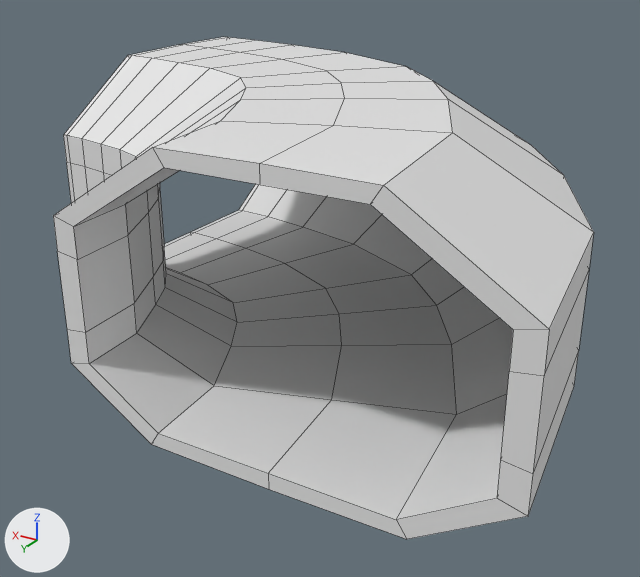
Two versions of the Blender file level_data/space_ship/corridore_90.blend, one commit apart.
Before and after are seen from a camera (50 mm lens) standing at (-1.81, -0.08, 1.57) and looking at (0.6, -4.1, -0.44). The axes (+X, +Y, +Z) are drawn at lower left. The lights are the same throughout. Mesh edges are drawn as thin lines.

The older version as bpy lines, for what is in view:
```python
me_cube_001 = bpy.data.meshes.new('Cube.001')
me_cube_001.from_pydata(...)  # 280 vertices, 294 faces; spans x -24.6..25.8, y -2.3..-1.0, z -19.1..2.7
me_cube_001.materials.append(mat_material)  # white #e7e7e7
ob_cube_001 = bpy.data.objects.new('Cube.001', me_cube_001)
ob_cube_001.location = (0.499, 0.008, 0.541)
ob_cube_001.scale = (0.0659, 2.62, 0.0659)
```
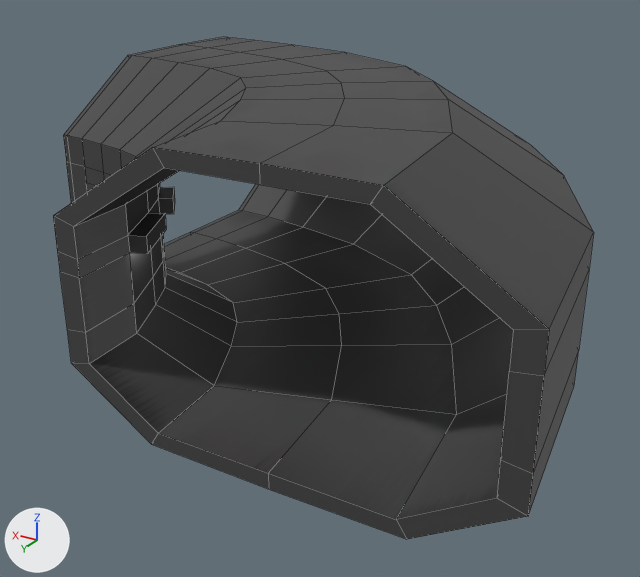
Edits to the scene script, one JSON object a line:
```json
{"op": "add", "block": "img_corridore_90", "code": ["img_corridore_90 = load_image('corridore_90', '../../textures/corridore_90.png', 1024, 1024, 'sRGB')"]}
{"op": "add", "block": "mat_base", "code": ["mat_base = principled_material('base')", "mat_base.texture = img_corridore_90"]}
{"block": "me_cube_001", "where": "# used by ob_cube_001; location = (0.499, 0.008, 0.541); scale = (0.0659, 2.62, 0.0659)"}
{"op": "remove", "block": "me_cube_001", "code": "me_cube_001.from_pydata(...)  # 280 vertices, 294 faces; spans x -24.6..25.8, y -2.3..-1.0, z -19.1..2.7"}
{"op": "add", "block": "me_cube_001", "code": "me_cube_001.from_pydata(...)  # 316 vertices, 324 faces; spans x -24.6..25.8, y -2.3..-1.0, z -19.1..2.7"}
{"block": "me_cube_001", "change": "me_cube_001 part 1"}
{"block": "me_cube_001", "change": "18 faces are deleted"}
{"block": "me_cube_001", "change": "16 vertices are added at x -3.4..19.9, y -2.1..-1.2, z -7.5..-3.8"}
{"block": "me_cube_001", "change": "8 new vertices lie (0.0, 0.0, 4.0) away from vertices in x 7.6..23.2, y -1.5..-1.0, z -11.5"}
{"block": "me_cube_001", "change": "8 new vertices lie (0.0, 0.0, 4.4) away from vertices in x 9.4..23.4, y -1.4..-1.0, z -11.8"}
{"block": "me_cube_001", "change": "45 new faces join them"}
{"block": "me_cube_001", "change": "me_cube_001 part 2: 275 faces spanning x -24.6..25.8, y -2.3..-1.0, z -19.1..2.7 switch from mat_material (white #e7e7e7) to mat_base (picture img_corridore_90)"}
```

Boxes [x1, y1, x2, y2] around the edits, measured in the pictures (640 x 577 px):
```json
{"part": 1, "of": "me_cube_001", "change": "built on", "before": [57, 163, 164, 332], "after": [57, 163, 175, 332]}
{"part": 2, "of": "me_cube_001", "change": "recoloured", "before": [53, 37, 594, 539], "after": [53, 37, 594, 539]}
```
